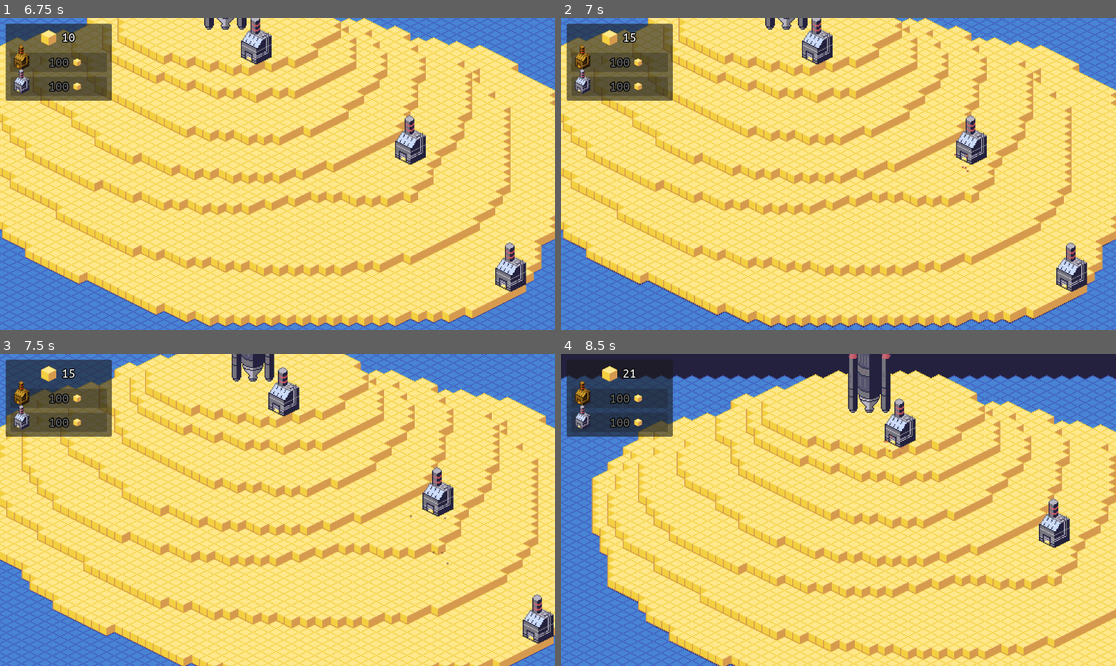
Above: before the commit, frames 1-4 (two rows, left to right).
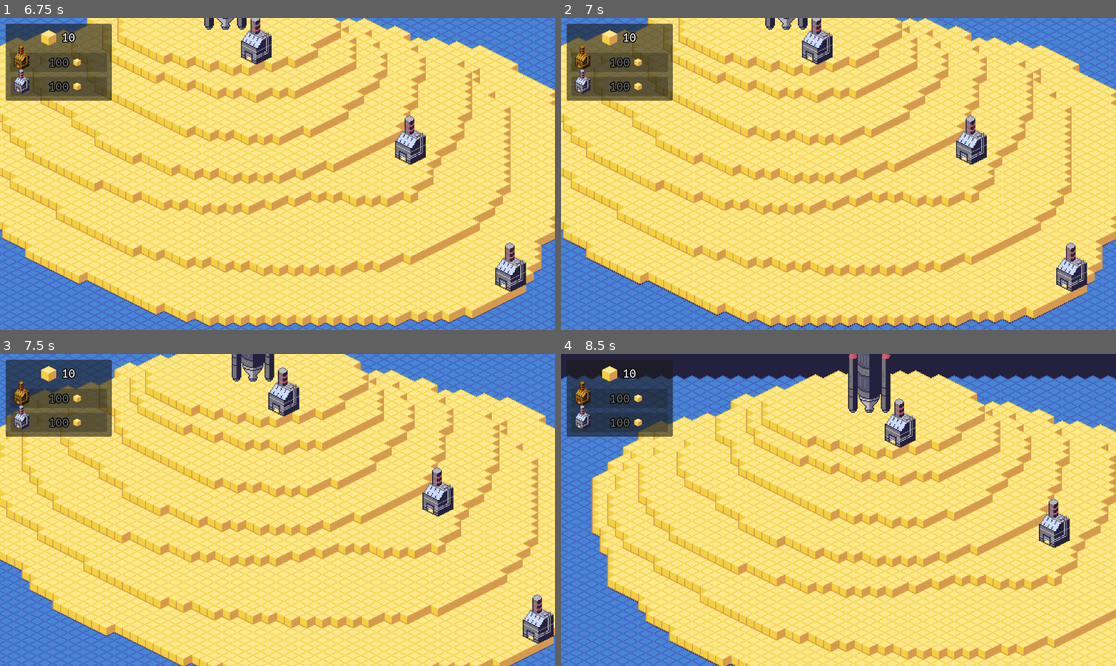
Above: after the commit, the same moments.

Repository: paul-maxime/rocket-of-sand
Game: Godot game, scene res://scenes/MainScene.tscn
Same seed, same stepped clock (60 frames per second), same inputs: the game is played once before the commit and once after it.
Inputs (mouse positions are in pixels of both pictures, inside the frame that each line leads up to):
- Up to frame 1 (6.75 s): move the mouse to (399, 158) at 0.52 s; click (399, 158) at 0.67 s; drag from (166, 189) to (249, 236) at 1.27 s; move the mouse to (333, 105) at 2.02 s; click (333, 105) at 2.17 s; drag from (249, 236) to (111, 127) at 2.77 s; move the mouse to (444, 220) at 3.52 s; click (444, 220) at 3.67 s; drag from (111, 127) to (194, 96) at 4.27 s; move the mouse to (305, 174) at 5.02 s; click (305, 174) at 5.17 s; tap Enter at 5.75 s; drag from (194, 96) to (166, 189) at 5.77 s; tap Space at 6.5 s; move the mouse to (399, 158) at 6.52 s; click (399, 158) at 6.67 s
- Up to frame 2 (7 s): no input
- Up to frame 3 (7.5 s): tap Enter at 7.25 s; drag from (166, 525) to (249, 572) at 7.27 s
- Up to frame 4 (8.5 s): tap Space at 8 s; move the mouse to (894, 441) at 8.02 s; click (894, 441) at 8.17 s

Frame 1 is identical in both runs. In frame 2, less than 0.1% of the frame differs, in the area x 12-74%, y 4-50%; in frame 3, less than 0.1%; in frame 4, less than 0.1%, in the area x 11-62%, y 4-33%.

Commit message:
Placing halves of factories, as it should

Diff:
--- a/scenes/Building.tscn
+++ b/scenes/Building.tscn
@@ -1,12 +1,7 @@
-[gd_scene load_steps=3 format=3 uid="uid://83yyfufbq317"]
+[gd_scene load_steps=2 format=3 uid="uid://83yyfufbq317"]
 
 [ext_resource type="Script" path="res://scripts/Building.gd" id="1_t37nm"]
-[ext_resource type="Texture2D" uid="uid://b7ns77m4ueyg8" path="res://resources/factory.png" id="2_h6vrd"]
 
 [node name="Building" type="Node2D"]
 y_sort_enabled = true
 script = ExtResource("1_t37nm")
-
-[node name="Factory" type="Sprite2D" parent="."]
-position = Vector2(8, -24)
-texture = ExtResource("2_h6vrd")
--- a/scenes/Island.tscn
+++ b/scenes/Island.tscn
@@ -29,6 +29,12 @@
 0:1/0/texture_origin = Vector2i(0, 4)
 0:1/0/terrain_set = 0
 0:1/0/terrain = 0
+4:3/size_in_atlas = Vector2i(2, 1)
+4:3/0 = 0
+4:3/0/texture_origin = Vector2i(-8, 0)
+4:0/size_in_atlas = Vector2i(2, 3)
+4:0/0 = 0
+4:0/0/texture_origin = Vector2i(8, 32)
 
 [sub_resource type="TileSet" id="TileSet_tvsi5"]
 tile_shape = 1
--- a/scripts/BuildingManager.gd
+++ b/scripts/BuildingManager.gd
@@ -36,5 +36,8 @@
 		new_building.z_index = tile_map.get_layer_z_index(layer + 1)
 		new_building.position = tile_map.map_to_local(building_coordinates[0])
 		add_child(new_building)
+		tile_map.set_cell(layer + 1, building_coordinates[0], 1, Vector2i(4, 3))
+		# Spawn top part. Don't ask questions.
+		tile_map.set_cell(tile_map.get_layers_count() - 1, building_coordinates[1], 1, Vector2i(4, 0))
 	else:
 		print('No.')
Binary file changed: resources/Tileset.png
